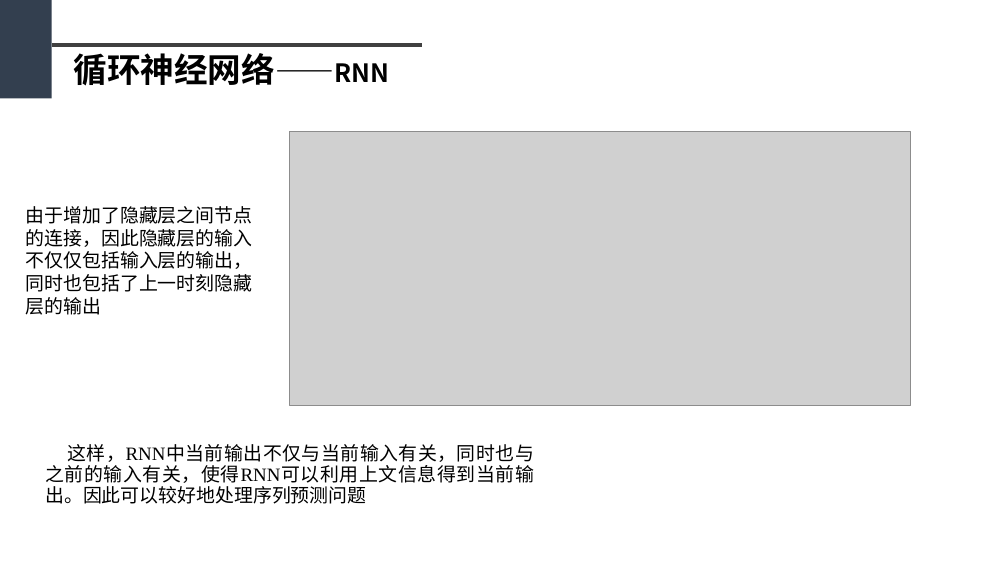
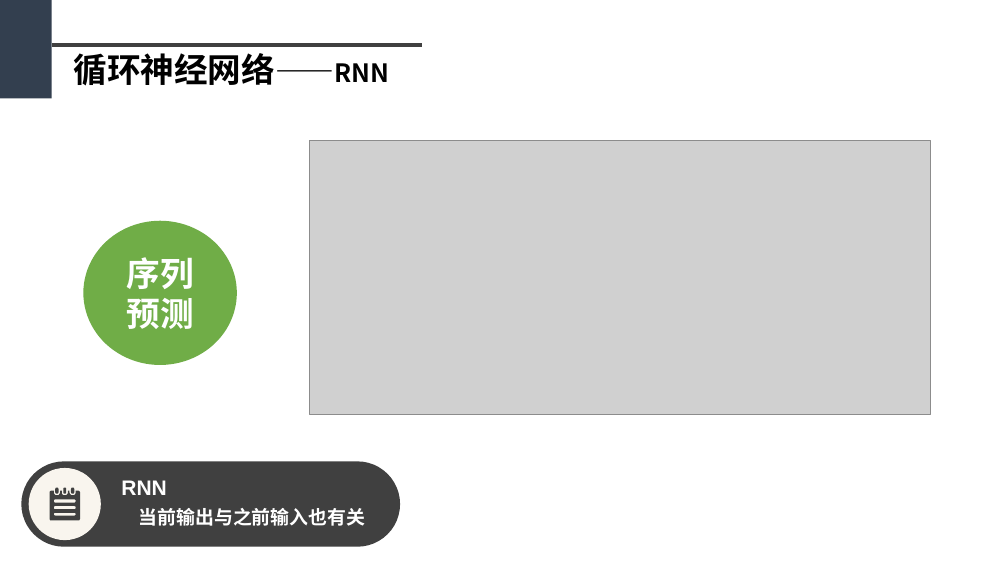
Before and after one commit to sfzhou5678/lstm, a slide deck: slide 9 of 毕业答辩PPT初稿1.pptx. Drawn at 1008x567 pixels with LibreOffice and Linux fonts; fonts in the diff are those of the drawing; grey boxes stand for pictures. Boxes give left, top, right and bottom in pixels: in the first picture for what was removed or moved away, otherwise in the second. Text is boxed around its words. In the diff, an @@ line names an element or a change of style, - is before the commit and + after.

```diff
--- a/毕业答辩PPT初稿1.pptx
+++ b/毕业答辩PPT初稿1.pptx
@@ picture: place and size @@
-picture at bbox=[290, 132, 910, 405]
+picture at bbox=[310, 141, 931, 414]
@@ text removed at bbox=[26, 206, 253, 315] @@
-由于增加了隐藏层之间节点的连接，因此隐藏层的输入不仅仅包括输入层的输出，同时也包括了上一时刻隐藏层的输出
@@ ellipse added at bbox=[83, 221, 237, 365], fill #70AD47, 32 pt, text #FFFFFF, bold @@
+序列预测
@@ text removed at bbox=[45, 444, 534, 504] @@
-这样，RNN中当前输出不仅与当前输入有关，同时也与之前的输入有关，使得RNN可以利用上文信息得到当前输出。因此可以较好地处理序列预测问题
@@ group added at bbox=[21, 461, 400, 547]: 1 rounded rectangle, 1 ellipse, 1 freeform shape, 1 text @@
+RNN
+当前输出与之前输入也有关
```
Also in this commit, not shown: 12 other slides changed, 1 slide added, 4 other files.
